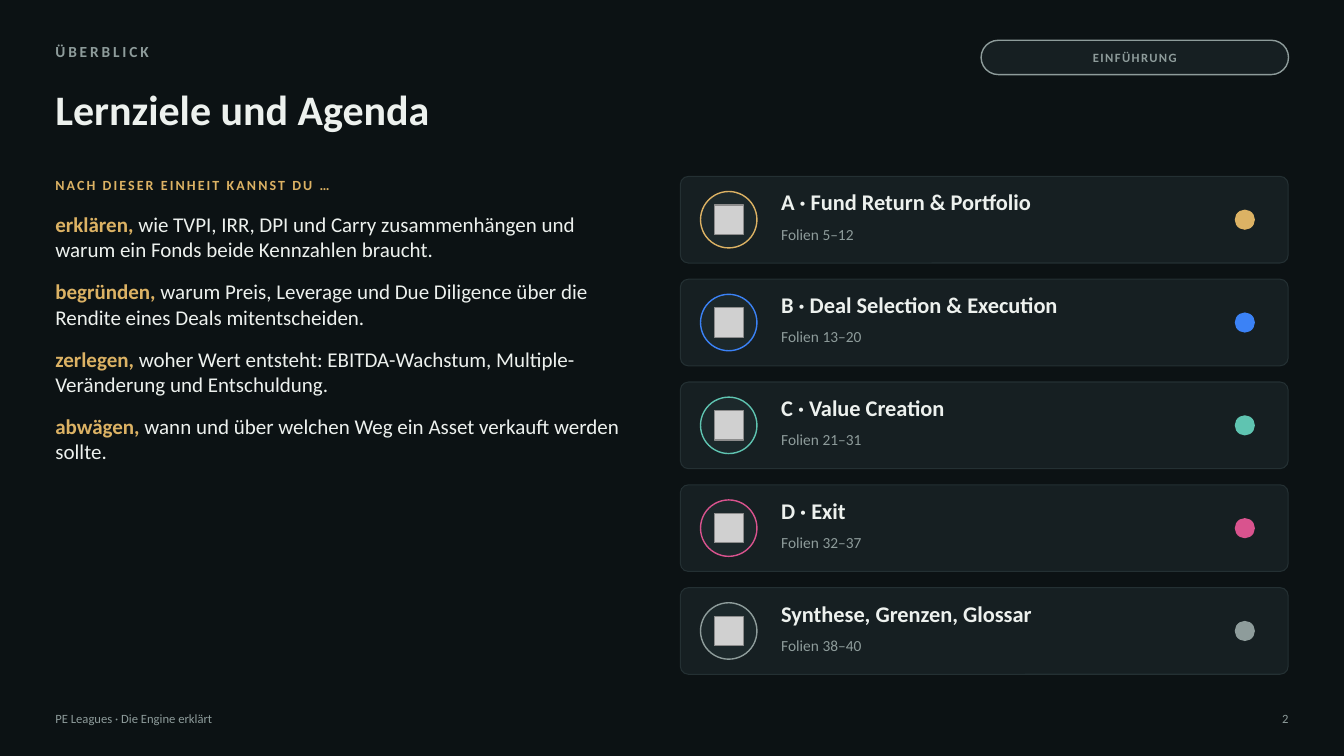
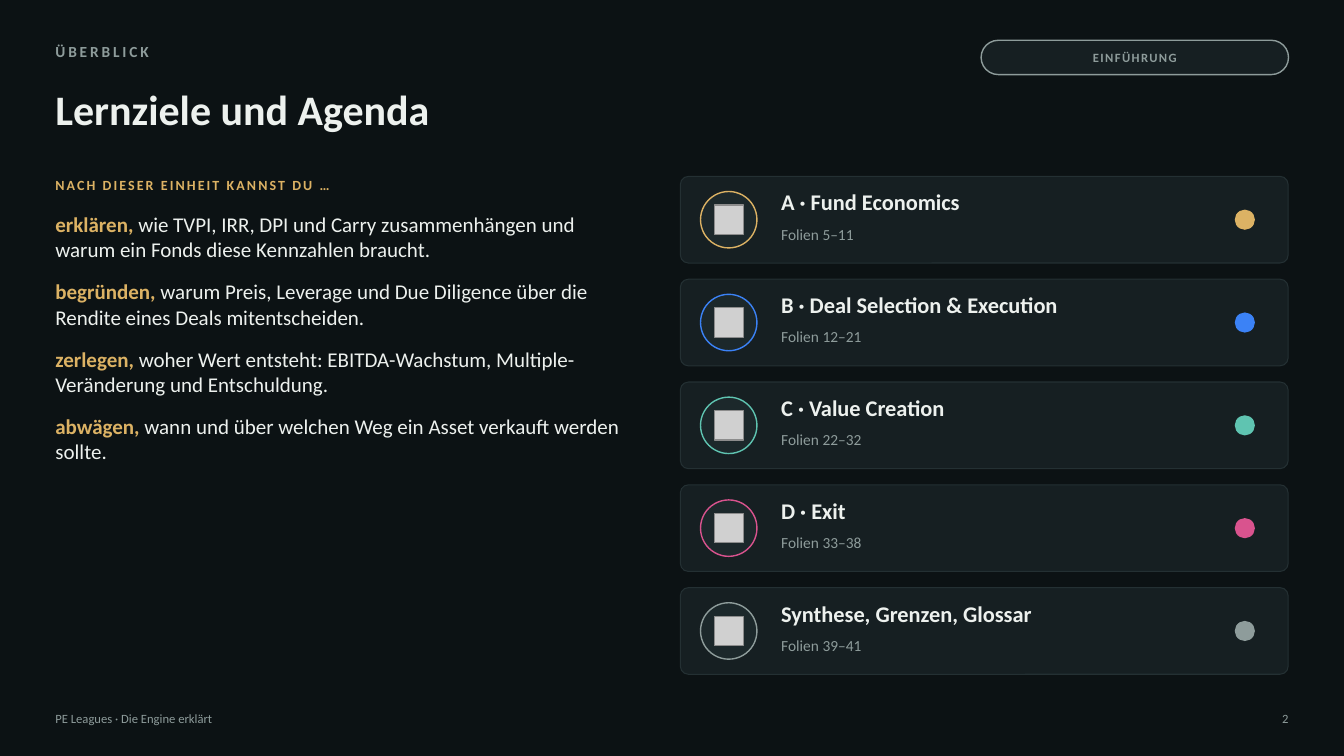
Before and after one commit to thematicum-dev/pe-leagues, a slide deck: slide 2 of docs/lehrmaterial/PE-Leagues_Engine-erklaert.pptx. Drawn at 1344x756 pixels with LibreOffice and Linux fonts; fonts in the diff are those of the drawing; grey boxes stand for pictures. Boxes give left, top, right and bottom in pixels: in the first picture for what was removed or moved away, otherwise in the second. Text is boxed around its words. In the diff, an @@ line names an element or a change of style, - is before the commit and + after.

```diff
--- a/docs/lehrmaterial/PE-Leagues_Engine-erklaert.pptx
+++ b/docs/lehrmaterial/PE-Leagues_Engine-erklaert.pptx
@@ text at bbox=[781, 194, 960, 210]: text changed @@
-A · Fund Return & Portfolio
+A · Fund Economics
@@ text at bbox=[55, 217, 575, 257]: text changed @@
-• erklären, wie TVPI, IRR, DPI und Carry zusammenhängen und warum ein Fonds beide Kennzahlen braucht.
+• erklären, wie TVPI, IRR, DPI und Carry zusammenhängen und warum ein Fonds diese Kennzahlen braucht.
@@ text at bbox=[781, 229, 854, 240]: text changed @@
-Folien 5–12
+Folien 5–11
@@ text at bbox=[781, 331, 862, 342]: text changed @@
-Folien 13–20
+Folien 12–21
@@ text at bbox=[781, 434, 862, 445]: text changed @@
-Folien 21–31
+Folien 22–32
@@ text at bbox=[781, 537, 862, 548]: text changed @@
-Folien 32–37
+Folien 33–38
@@ text at bbox=[781, 640, 862, 651]: text changed @@
-Folien 38–40
+Folien 39–41
```
Also in this commit, not shown: 38 other slides changed, 2 slides added, 1 slide removed, 1 other file.
